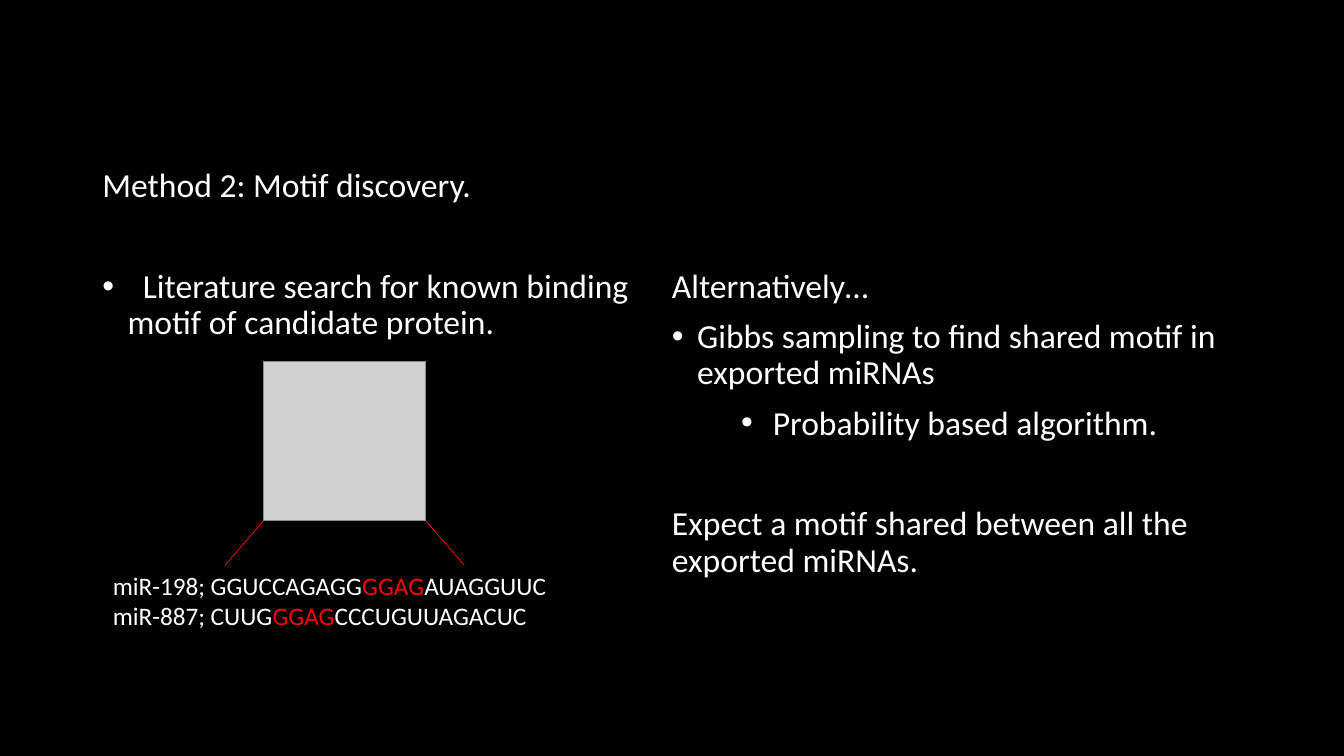
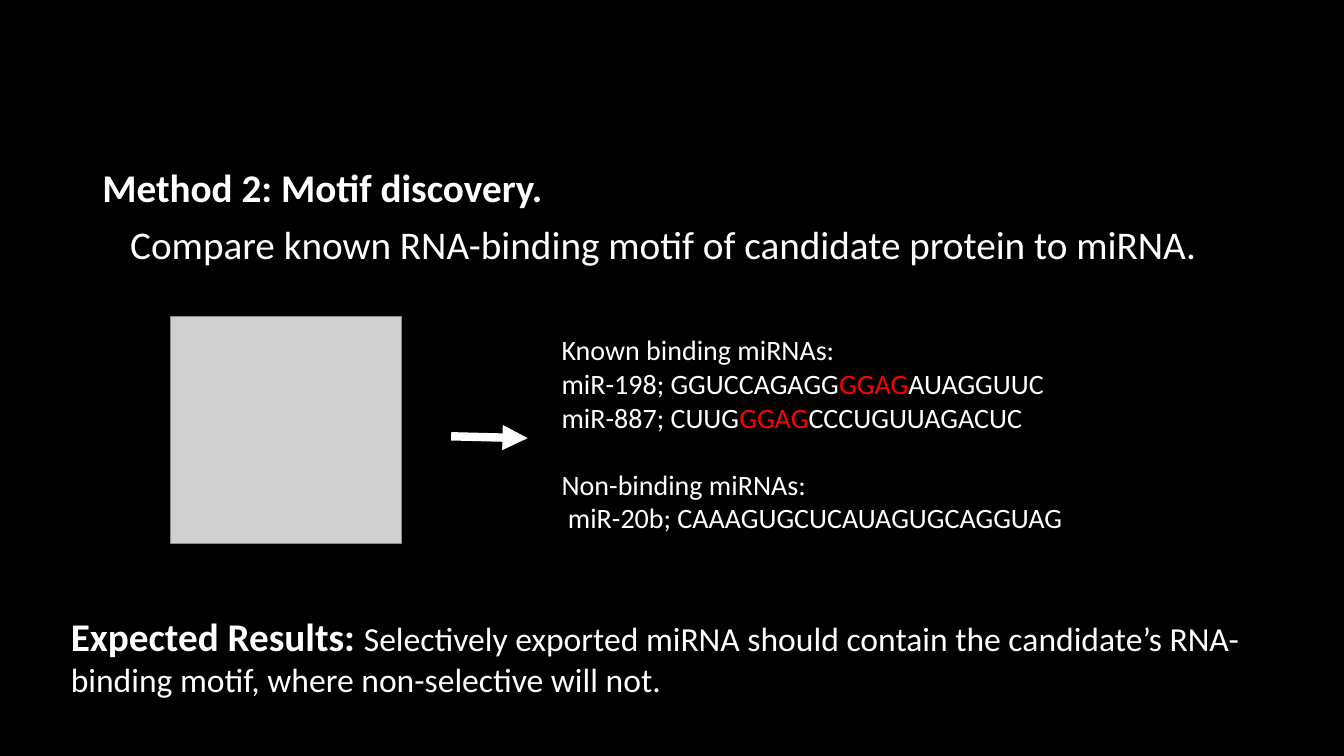
Before and after one commit to HarleyRobinson/Honours2, a slide deck: slide 12 of BackgroundInfo/Selective export of microRNA via extracellular vesicles (2).pptx. Drawn at 1344x756 pixels with LibreOffice and Linux fonts; fonts in the diff are those of the drawing; grey boxes stand for pictures; background and template pictures are left out. Boxes give left, top, right and bottom in pixels: in the first picture for what was removed or moved away, otherwise in the second. Text is boxed around its words. In the diff, an @@ line names an element or a change of style, - is before the commit and + after.

```diff
--- a/BackgroundInfo/Selective export of microRNA via extracellular vesicles (2).pptx
+++ b/BackgroundInfo/Selective export of microRNA via extracellular vesicles (2).pptx
@@ title "Aim 2: Identify candidate miR ..." rewrapped from (220, 175, 246, 198) to (242, 176, 273, 203) @@
@@ text "Method 2: Motif discovery." at (102, 174, 1196, 266): columns 2 to 1 @@
@@ text at (102, 174, 543, 208): size 24 to 28 pt, bold on in "Method 2: Motif discovery." @@
@@ text at (130, 231, 1196, 266): text changed; size 24 to 28 pt @@
-• Literature search for known binding motif of candidate protein.
-Alternatively…
-• Gibbs sampling to find shared motif in exported miRNAs
-• Probability based algorithm.
-Expect a motif shared between all the exported miRNAs.
+Compare known RNA-binding motif of candidate protein to miRNA.
@@ picture: place and size @@
-picture at (263, 361, 425, 521)
+picture at (170, 317, 401, 543)
@@ text "Known binding miRNAs:": place and size @@
-text "Known binding miRNAs:" at (113, 577, 546, 628)
+text "Known binding miRNAs:" at (562, 340, 1062, 532)
@@ text at (562, 340, 834, 365): paragraph added @@
+Known binding miRNAs:
@@ text at (562, 374, 1044, 432): size 18 to 20 pt in "miR-198; GGUCCAGAGGGGAGAUAGGUUC", "miR-887; CUUGGGAGCCCUGUUAGACUC" @@
@@ arrow added from (452, 437) to (528, 439), #FFFFFF 6 pt @@
@@ text at (562, 475, 1062, 532): paragraphs added @@
+Non-binding miRNAs:
+miR-20b; CAAAGUGCUCAUAGUGCAGGUAG
@@ line removed from (263, 521) to (225, 566) @@
@@ line removed from (426, 521) to (465, 566) @@
@@ text added at (71, 623, 1239, 698), 24 pt, text #FFFFFF @@
+Expected Results: Selectively exported miRNA should contain the candidate’s RNA-binding motif, where non-selective will not.
```
Also in this commit, not shown: 12 other slides changed, 3 other files.
